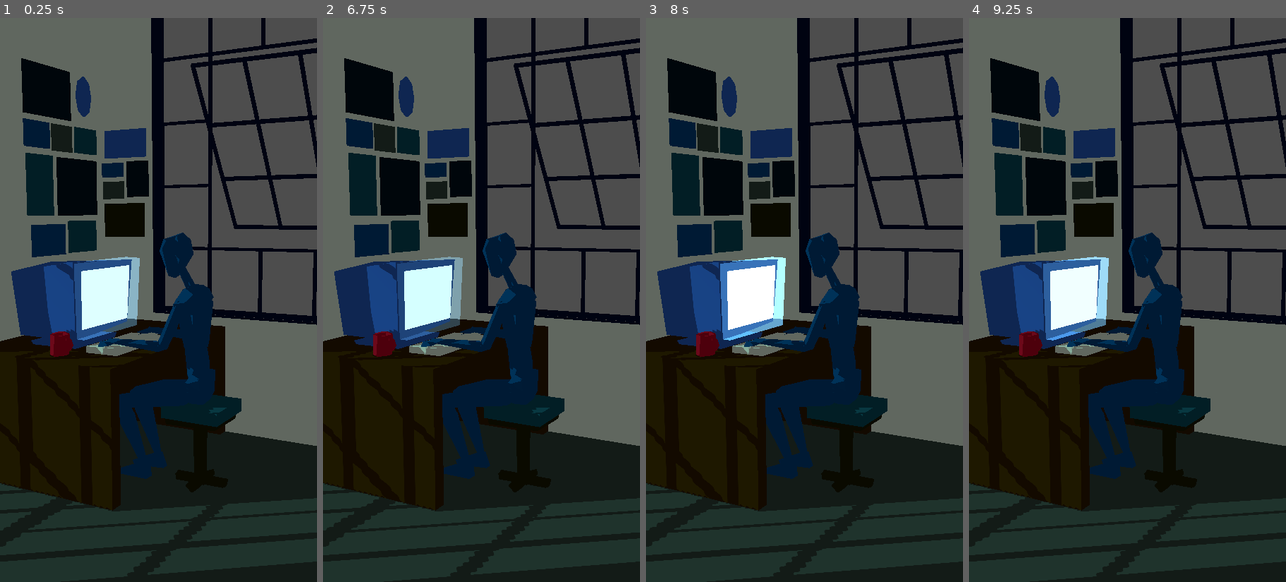
Above: before the commit, frames 1-4 (left to right).
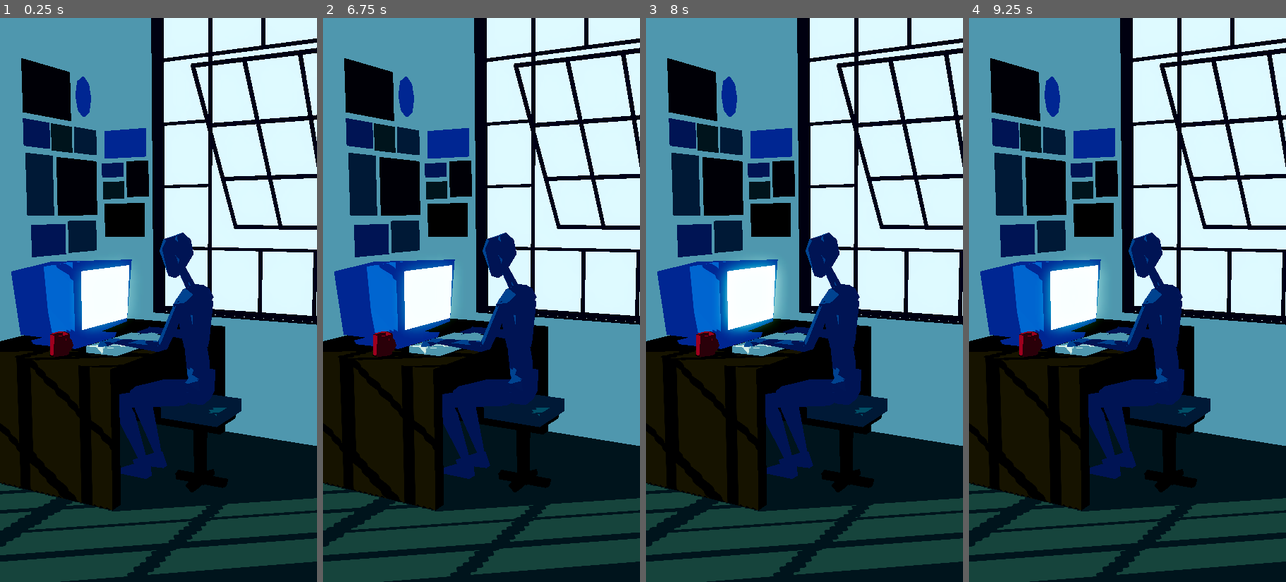
Above: after the commit, the same moments.

Repository: tebashio/wonderful_world
Game: Godot game, scene res://scenes/environments/lab_room.tscn
Same seed, same stepped clock (60 frames per second), same inputs: the game is played once before the commit and once after it. The project has no main scene, so this scene is started directly.
Inputs:
- Up to frame 1 (0.25 s): no input
- Up to frame 2 (6.75 s): tap Enter at 0.5, 2.75 s; tap Space at 1.25 s
- Up to frame 3 (8 s): no input
- Up to frame 4 (9.25 s): tap Space at 8.75 s

The runs differ from the first frame. In frame 1, 53% of the frame differs, in the area x 0-100%, y 0-82%; in frame 2, 53%; in frame 3, 52%; in frame 4, 52%.

Commit message:
add world environment

Diff:
--- a/project.godot
+++ b/project.godot
@@ -34,5 +34,5 @@
 
 global_shadow_tint={
 "type": "color",
-"value": Color(0.40713218, 0.5982871, 1, 1)
+"value": Color(0.08336263, 0.34738898, 0.9999655, 1)
 }
--- a/scenes/environments/lab_room.tscn
+++ b/scenes/environments/lab_room.tscn
@@ -1,6 +1,17 @@
 [gd_scene format=3 uid="uid://ct2w0l2ajftqf"]
 
 [ext_resource type="PackedScene" uid="uid://5qvvnqpl2ofo" path="res://assets/models/environments/lab_room.glb" id="1_e6qkk"]
+
+[sub_resource type="Environment" id="Environment_e6qkk"]
+background_mode = 1
+background_color = Color(0.15622148, 0.23207748, 0.29823536, 1)
+tonemap_mode = 3
+glow_enabled = true
+glow_levels/2 = 0.0
+glow_levels/3 = 3.07
+glow_levels/4 = 3.48
+glow_intensity = 2.52
+glow_strength = 1.1
 
 [node name="LabRoom" type="Node3D" unique_id=1677231532]
 
@@ -9,8 +20,10 @@
 [node name="pc_monitor_screen" parent="lab_room/pc_monitor_body" parent_id_path=PackedInt32Array(1731174843, 1255493011) index="0" unique_id=1271835159]
 instance_shader_parameters/custom_glare_color = Color(0.4, 0.75, 1, 0.6)
 instance_shader_parameters/expand_size = 0.138000006555
+instance_shader_parameters/flicker_speed = 3.0
 instance_shader_parameters/flip_normal = false
-instance_shader_parameters/randomness = 0.3
+instance_shader_parameters/glare_enabled = false
+instance_shader_parameters/randomness = 0.28800001368
 instance_shader_parameters/use_flat_mesh = false
 
 [node name="Camera3D" type="Camera3D" parent="." unique_id=2027218002]
@@ -24,4 +37,7 @@
 shadow_enabled = true
 shadow_blur = 0.0
 
+[node name="WorldEnvironment" type="WorldEnvironment" parent="." unique_id=621384322]
+environment = SubResource("Environment_e6qkk")
+
 [editable path="lab_room"]
